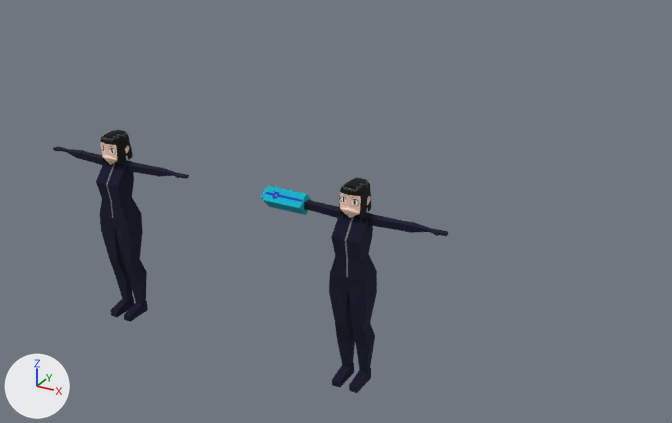
What one commit did to the Blender file assets/player/female_charter.blend.
Both versions are drawn from a 50 mm lens placed at (7.68, -14.81, 11.44), pointed at (-2.81, 4.27, 1.9). The axes (+X, +Y, +Z) are drawn at lower left. The lights are the same throughout.

The older version as bpy lines, for what is in view:
```python
ob_cube_001 = bpy.data.objects.new('Cube.001', me_cube_006)
ob_cube_001.location = (-6.0, 0.0, 1.0)
ob_cube_001.rotation_euler = (0.0, 0.0, 4.712)  # degrees (0, 0, 270)
ob_cube_003 = bpy.data.objects.new('Cube.003', me_cube_007)
ob_cube_003.location = (-6.0, 0.0, 1.0)
ob_cube_003.rotation_euler = (0.0, 0.0, 4.712)  # degrees (0, 0, 270)
ob_cube_004 = bpy.data.objects.new('Cube.004', me_cube_008)
ob_cube_004.location = (0.0, 0.0, 1.0)
ob_cube_004.rotation_euler = (0.0, 0.0, -1.571)  # degrees (0, 0, -90)
ob_plane_003 = bpy.data.objects.new('Plane.003', me_plane_007)
ob_plane_003.location = (-6.0, 0.0, 4.38)
ob_plane_003.rotation_euler = (0.0, 0.0, 4.712)  # degrees (0, 0, 270)
# also in view: 'Cube' at (-1.63, 0.0, 4.05); 'Cube.002' at (0.0, -0.04, 4.44)
```
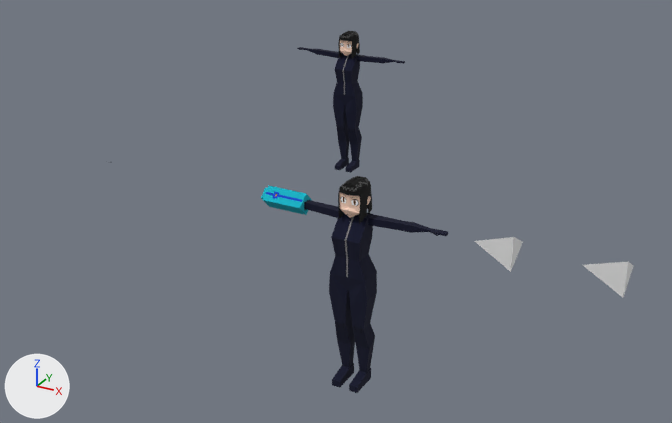
What differs and where, as boxes (x1, y1, x2, y2) in the pictures (672 x 423 px):
```json
{"object": "Cube.003", "change": "moved", "before": [53, 142, 189, 322], "after": [297, 40, 405, 173]}
{"object": "Cone.001", "change": "added", "after": [583, 262, 634, 297]}
{"object": "Cube.001", "change": "moved", "before": [100, 130, 133, 167], "after": [338, 31, 360, 60]}
{"object": "Cone", "change": "added", "after": [475, 237, 523, 272]}
{"object": "Plane.003", "change": "moved", "before": [101, 146, 116, 154], "after": [340, 43, 351, 48]}
```

Scene script edits in JSON lines:
```json
{"op": "add", "block": "me_cone_001", "code": ["me_cone_001 = bpy.data.meshes.new('Cone.001')", "me_cone_001.from_pydata([(0.0, 0.4, -0.7), (0.346, -0.2, -0.7), (-0.346, -0.2, -0.7), (0.0, 0.0, 0.1)], [], [(0, 3, 1), (0, 1, 2), (1, 3, 2), (2, 3, 0)])"]}
{"op": "set", "path": "ob_plane_003.location", "old": "(-6.0, 0.0, 4.38)", "new": "(-6.0, 11.0, 4.38)"}
{"op": "set", "path": "ob_cube_001.location", "old": "(-6.0, 0.0, 1.0)", "new": "(-6.0, 11.0, 1.0)"}
{"op": "set", "path": "ob_cube_003.location", "old": "(-6.0, 0.0, 1.0)", "new": "(-6.0, 11.0, 1.0)"}
{"op": "add", "block": "ob_cone_001", "code": ["ob_cone_001 = bpy.data.objects.new('Cone.001', me_cone_001)", "ob_cone_001.location = (4.54, 0.0, 4.05)", "ob_cone_001.rotation_euler = (0.0, -1.571, 0.0)  # degrees (0, -90, 0)"]}
{"op": "add", "block": "ob_cone", "code": ["ob_cone = bpy.data.objects.new('Cone', me_cone_001.copy())", "ob_cone.location = (2.54, 0.0, 4.05)", "ob_cone.rotation_euler = (0.0, -1.571, 0.0)  # degrees (0, -90, 0)"]}
```
